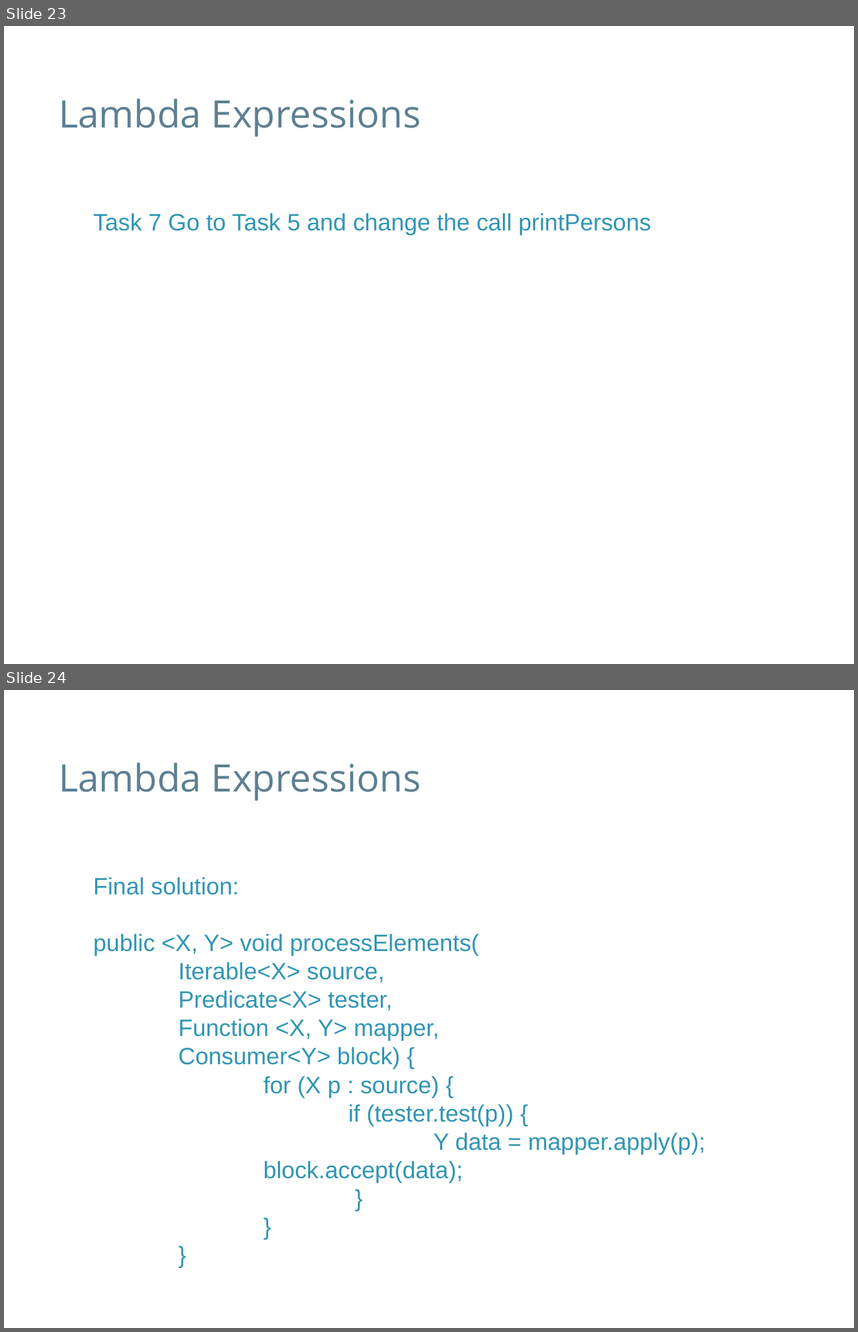
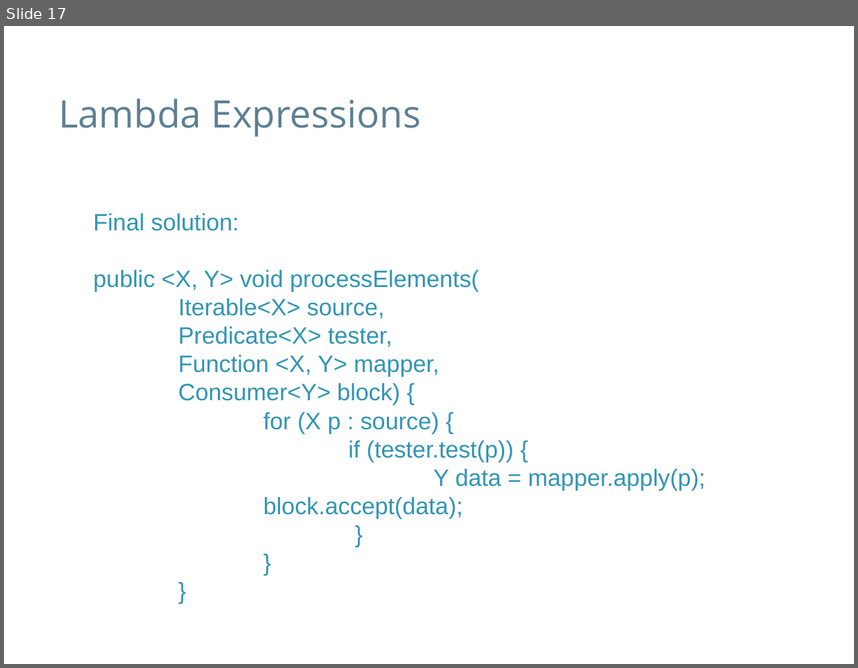
Before and after one commit to speedyswedy/Lambda, a slide deck: slides/Java 8 - Lambda Expresssions.pptx. Shown one above the other, each under a label of ours: slides 23 and 24 before the commit, slide 17 after it. The pictures are 858x1332 and 858x668 pixels, drawn with LibreOffice and Linux fonts; fonts in the diff are those of the drawing; background and template pictures are left out. Boxes give left, top, right and bottom in pixels: in the first picture for what was removed or moved away, otherwise in the second. Text is boxed around its words. In the diff, an @@ line names an element or a change of style, - is before the commit and + after.

Commit message:
changes the process of lambda expressions

```diff
--- a/slides/Java 8 - Lambda Expresssions.pptx
+++ b/slides/Java 8 - Lambda Expresssions.pptx
@@ slide 23 removed at [4,26,854,664], background #FFFFFF @@
@@ text removed at [59,98,421,136] @@
-Lambda Expressions
@@ text removed at [93,213,651,234] @@
-Task 7 Go to Task 5 and change the call printPersons
@@ what was slide 24 is now slide 17 @@
```
Also in this commit, not shown: 11 slides changed, 6 other slides removed, 2 other files.
